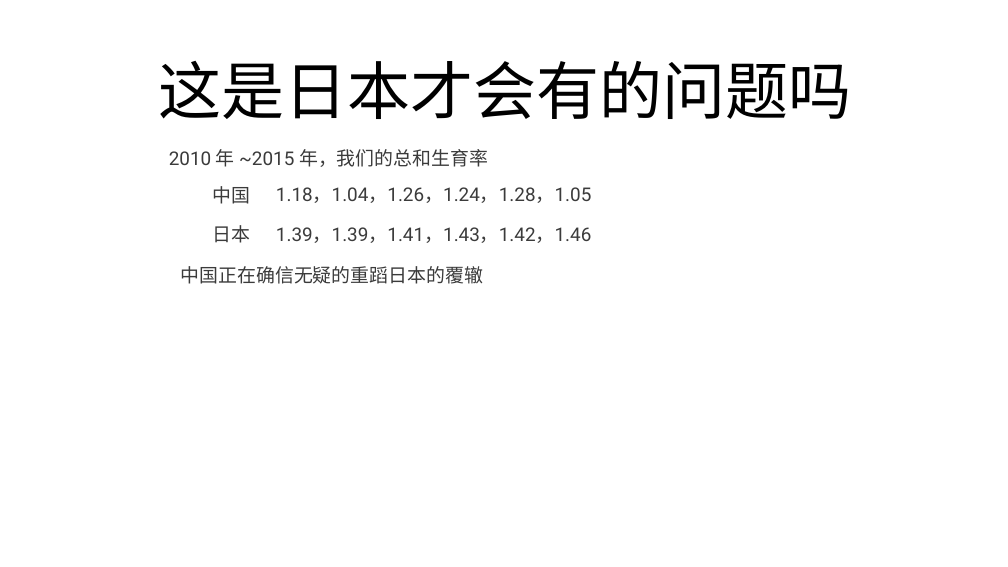
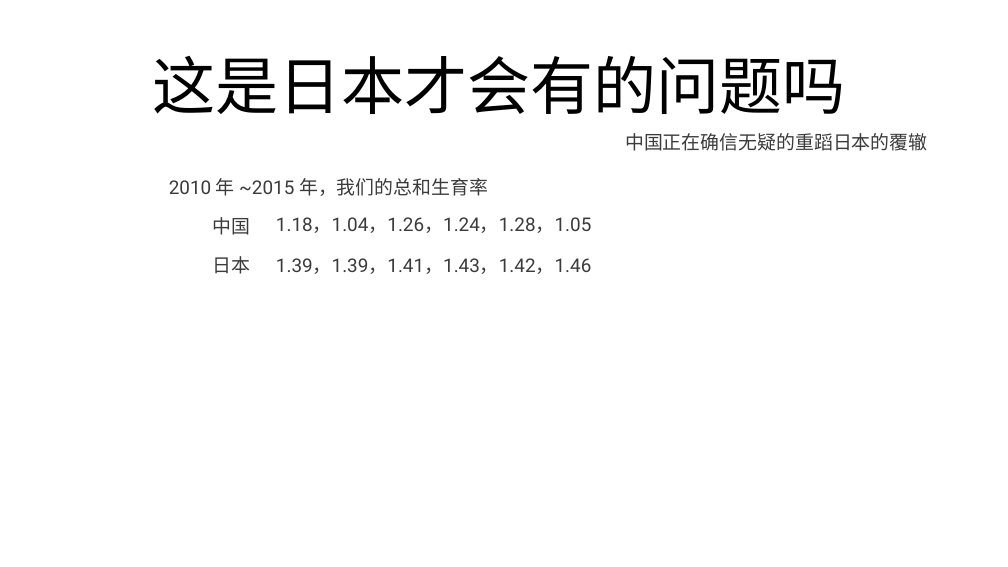
Before and after one commit to FredJiangFei/freetalk, a slide deck: slide 12 of 生娃是国家大事/sw - Copy.pptx. Drawn at 1008x567 pixels with LibreOffice and Linux fonts; fonts in the diff are those of the drawing. Boxes give left, top, right and bottom in pixels: in the first picture for what was removed or moved away, otherwise in the second. Text is boxed around its words. In the diff, an @@ line names an element or a change of style, - is before the commit and + after.

```diff
--- a/生娃是国家大事/sw - Copy.pptx
+++ b/生娃是国家大事/sw - Copy.pptx
@@ title "这是日本才会有的问题吗": place and size @@
-title "这是日本才会有的问题吗" at (159,61,852,119)
+title "这是日本才会有的问题吗" at (153,56,846,114)
@@ text "中国正在确信无疑的重蹈日本的覆辙": place and size @@
-text "中国正在确信无疑的重蹈日本的覆辙" at (181,266,483,284)
+text "中国正在确信无疑的重蹈日本的覆辙" at (625,133,927,151)
@@ 5 texts: place and size @@
-5 texts at (169,149,592,243)
+5 texts at (169,178,592,274)
```
Also in this commit, not shown: 1 other slide changed, 1 other file.
